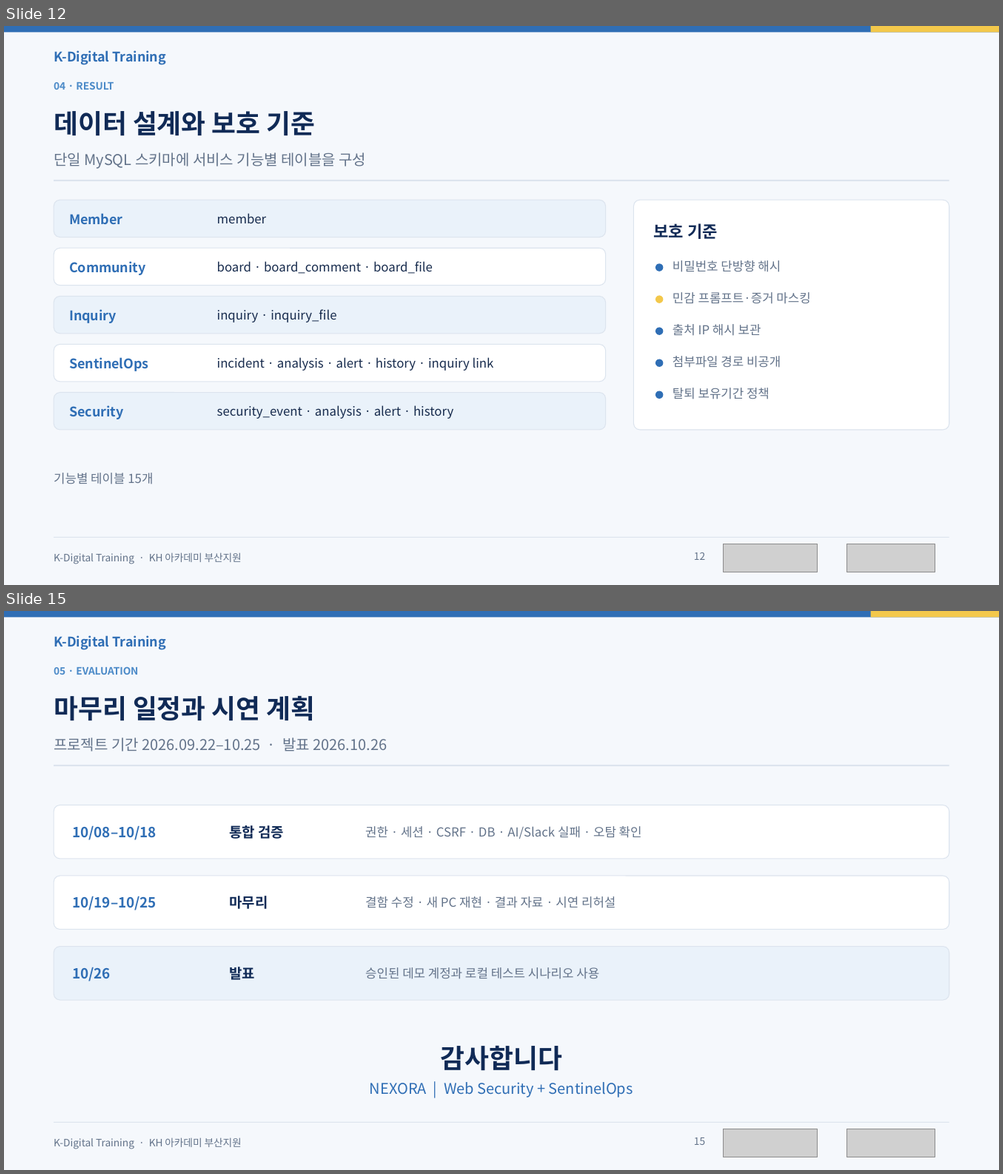
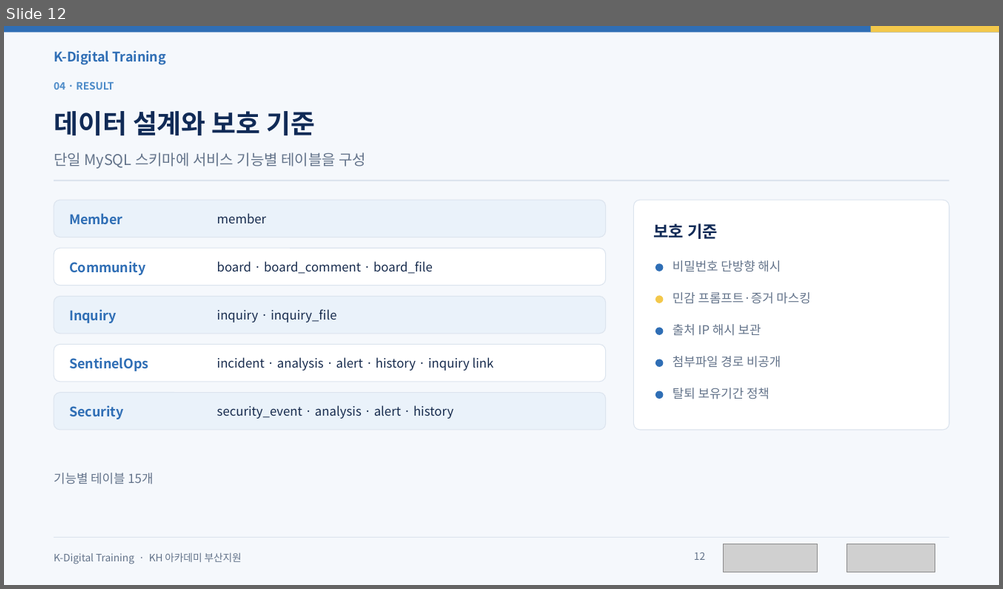
Before and after one commit to sm-k-dev/solution, a slide deck: solution/report/1조_세미_팀프로젝트_결과보고서.pptx. Shown one above the other, each under a label of ours: slides 12 and 15 before the commit, slide 12 after it; the slides between them are not shown. The pictures are 1003x1174 and 1003x589 pixels, drawn with LibreOffice and Linux fonts; fonts in the diff are those of the drawing; grey boxes stand for pictures. Boxes give left, top, right and bottom in pixels: in the first picture for what was removed or moved away, otherwise in the second. Text is boxed around its words. In the diff, an @@ line names an element or a change of style, - is before the commit and + after.

Commit message:
docs: 보고서 및 ppt 수정

```diff
--- a/solution/report/1조_세미_팀프로젝트_결과보고서.pptx
+++ b/solution/report/1조_세미_팀프로젝트_결과보고서.pptx
@@ slide 15 removed at <box>4,611,999,1170</box>, background #F5F8FC @@
@@ rectangle removed at <box>4,611,999,617</box> @@
@@ rectangle removed at <box>871,611,999,617</box> @@
@@ text removed at <box>54,635,166,650</box> @@
-K-Digital Training
@@ text removed at <box>54,667,138,675</box> @@
-05 · EVALUATION
@@ text removed at <box>54,696,316,721</box> @@
-마무리 일정과 시연 계획
@@ text removed at <box>54,738,387,752</box> @@
-프로젝트 기간 2026.09.22–10.25 · 발표 2026.10.26
@@ rectangle removed at <box>54,765,949,766</box> @@
@@ rounded rectangle removed at <box>54,805,949,859</box> @@
@@ text removed at <box>72,826,156,840</box> @@
-10/08–10/18
@@ text removed at <box>229,826,284,839</box> @@
-통합 검증
@@ text removed at <box>365,826,642,839</box> @@
-권한 · 세션 · CSRF · DB · AI/Slack 실패 · 오탐 확인
@@ rounded rectangle removed at <box>54,876,949,930</box> @@
@@ text removed at <box>72,896,156,911</box> @@
-10/19–10/25
@@ text removed at <box>229,896,267,909</box> @@
-마무리
@@ text removed at <box>365,897,615,908</box> @@
-결함 수정 · 새 PC 재현 · 결과 자료 · 시연 리허설
@@ rounded rectangle removed at <box>54,947,949,1000</box> @@
@@ text removed at <box>72,967,111,982</box> @@
-10/26
@@ text removed at <box>229,967,255,980</box> @@
-발표
@@ text removed at <box>365,968,599,980</box> @@
-승인된 데모 계정과 로컬 테스트 시나리오 사용
@@ text removed at <box>441,1045,563,1071</box> @@
-감사합니다
@@ text removed at <box>370,1082,633,1098</box> @@
-NEXORA | Web Security + SentinelOps
@@ text removed at <box>54,1138,242,1150</box> @@
-K-Digital Training · KH 아카데미 부산지원
@@ rectangle removed at <box>54,1122,949,1123</box> @@
@@ text removed at <box>694,1138,705,1145</box> @@
-15
@@ picture removed at <box>723,1130,817,1158</box> @@
@@ picture removed at <box>846,1130,934,1158</box> @@
```
Also in this commit, not shown: 4 slides changed, 1 slide added, 2 other files.
